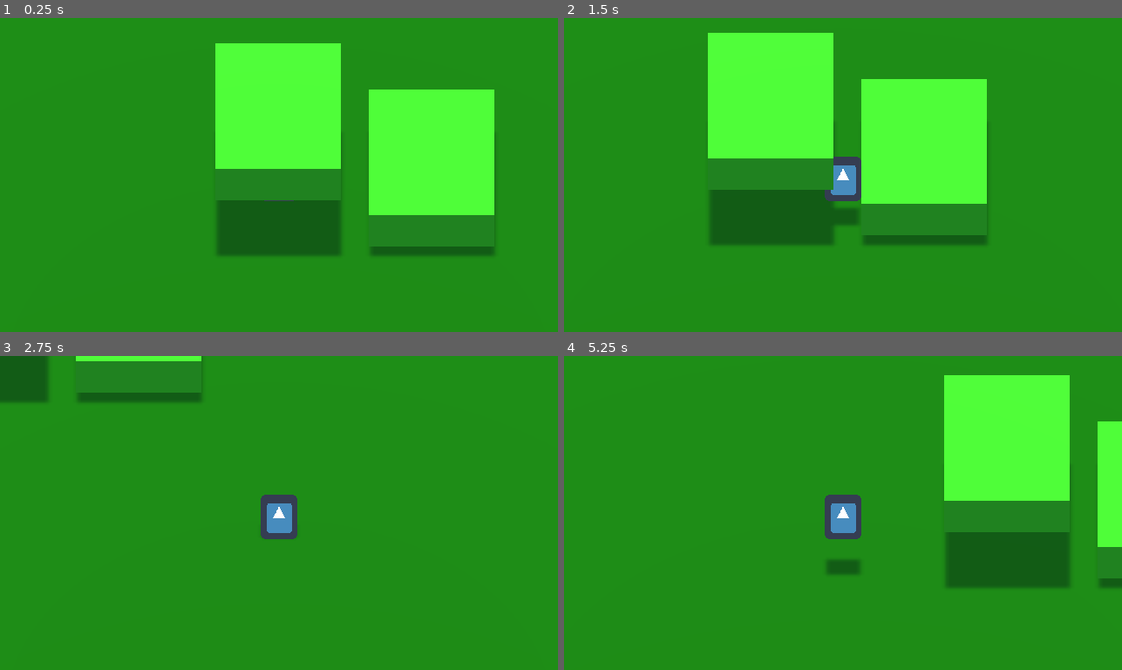
Above: before the commit, frames 1-4 (two rows, left to right).
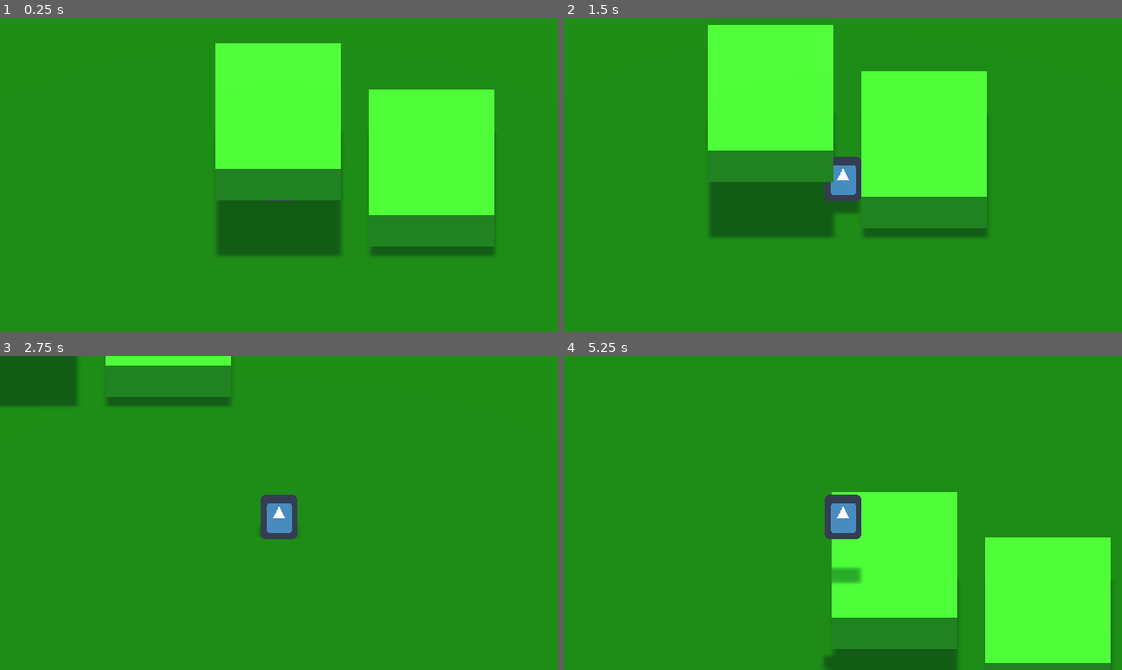
Above: after the commit, the same moments.

Repository: ucsdRgross/gamedev
Game: Godot game, scene res://World/World.tscn
The game is run twice, just before and just after one commit, with the same random seed, the same clock (stepped at 60 frames per second) and the same inputs. The engine's default icon, where the game draws it, is replaced by a stand-in: a white triangle on a blue panel in a dark square.
Inputs:
- Up to frame 1 (0.25 s): no input
- Up to frame 2 (1.5 s): tap Enter at 0.5 s; hold D (right) 0.53-1.28 s; tap Space (jump) at 0.6, 0.77, 1.07, 1.35 s; hold S (back) from 1.28 s (still down)
- Up to frame 3 (2.75 s): tap Space (jump) at 1.52, 1.82, 2.1 s; release S (back) at 2.03 s; hold D (right) from 2.03 s (still down)
- Up to frame 4 (5.25 s): release D (right) at 2.78 s; hold W (forward) 2.78-3.53 s; tap Space (jump) at 2.85, 3.02, 3.32, 3.6, 3.77, 4.07, 4.35, 4.52, 4.82, 5.1 s; hold A (left) 3.53-5.03 s; hold S (back) from 5.03 s (still down)

The runs differ from the first frame. In frame 2, 4.5% of the frame differs, in the area x 25-76%, y 2-73%; in frame 3, 2.2%; in frame 4, 31%, in the area x 46-100%, y 6-100%.

Commit message:
added spinning to extend jump
kind of like mario spin jump

Diff:
--- a/Godot/World/World.tscn
+++ b/Godot/World/World.tscn
@@ -20,6 +20,12 @@
 
 [node name="Player" parent="." instance=ExtResource( 3 )]
 transform = Transform( 1, 0, 0, 0, 1, 0, 0, 0, 1, 0, 1.0894, 0 )
+apex_bonus = 1.1
+max_fall_speed = 1.6
+fall_clamp = -25.0
+end_jump_gravity_modifier = 2.0
+spin_gravity_modifier = 0.5
+spin_time_modifier = 200
 
 [node name="DirectionalLight" type="DirectionalLight" parent="."]
 transform = Transform( 1, 0, 0, 0, -4.37114e-08, 1, 0, -1, -4.37114e-08, 0, 15.9633, 0 )
--- a/Godot/entities/player/Player.gd
+++ b/Godot/entities/player/Player.gd
@@ -16,9 +16,9 @@
 export var coyote_time : int = 100
 export var buffer_time : int = 100
 export var end_jump_gravity_modifier : float = 1.3
-#export var max_fall_speed = 28
-#export var fall_acceleration = 75
-#export var jump_impulse = 20
+export var spin_gravity_modifier : float = 1
+export var spin_time_modifier : int = 100
+export var spin_boost : float = 1
 
 var velocity = Vector3.ZERO
 var apex_point : float = 0
@@ -26,10 +26,12 @@
 var air_time : int = 0
 var jump_pressed_time : int = 0
 var ended_jump_early : bool = true
+var spin = false
 
 func calculate_air_time():
 	if is_on_floor():
 		air_time = OS.get_ticks_msec()
+		spin = true
 
 func time_since_jump_pressed():
 	if Input.is_action_just_pressed("jump"):
@@ -52,13 +54,19 @@
 	if velocity.y < fall_clamp:
 		velocity.y = fall_clamp
 
+var spin_time : int = 0
+
 func calculate_jump():
-	if (Input.is_action_just_pressed("jump") and OS.get_ticks_msec() - air_time < coyote_time) or (OS.get_ticks_msec() - jump_pressed_time < buffer_time and is_on_floor()):
+	if (Input.is_action_just_pressed("jump") and OS.get_ticks_msec() - air_time < coyote_time and not velocity.y > 0) or (OS.get_ticks_msec() - jump_pressed_time < buffer_time and is_on_floor()):
 		velocity.y = jump_velocity
 		ended_jump_early = false
 	if not is_on_floor() and Input.is_action_just_released("jump") and velocity.y > 0:
 		ended_jump_early = true;
-
+	if velocity.y < 0 and spin and Input.is_action_just_pressed("jump"):
+		spin = false
+		spin_time = OS.get_ticks_msec()
+	if !spin and OS.get_ticks_msec() - spin_time < spin_time_modifier:
+		velocity.y += -1 * (lerp(0, velocity.y, spin_gravity_modifier)) + spin_boost
 
 func calculate_walk(delta):
 	var direction = Vector2(
Not shown, added: Godot/export_presets.cfg
